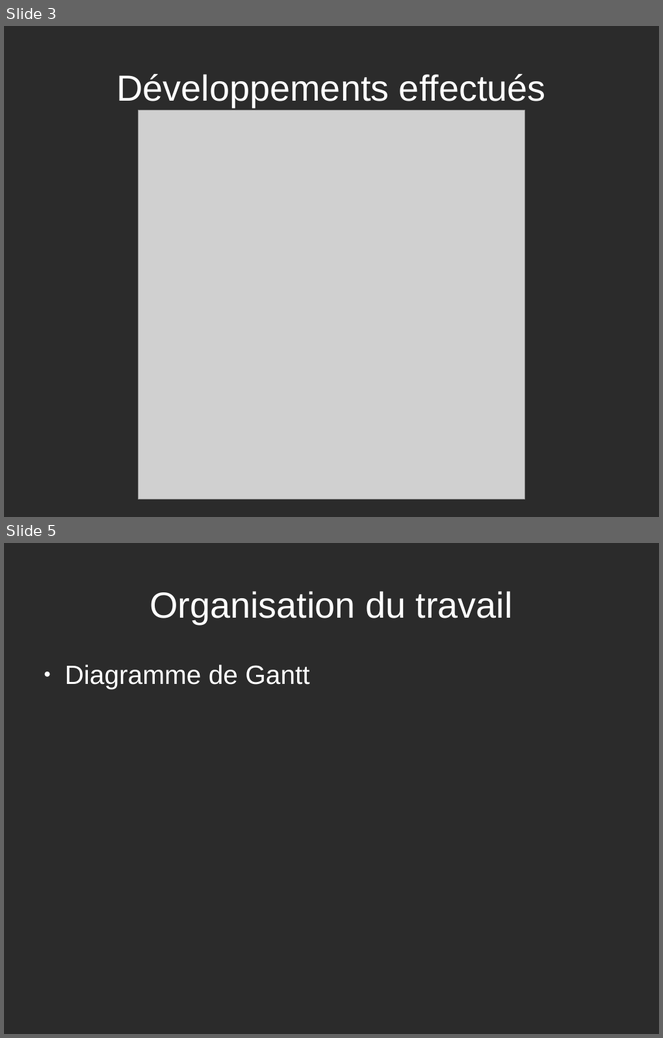
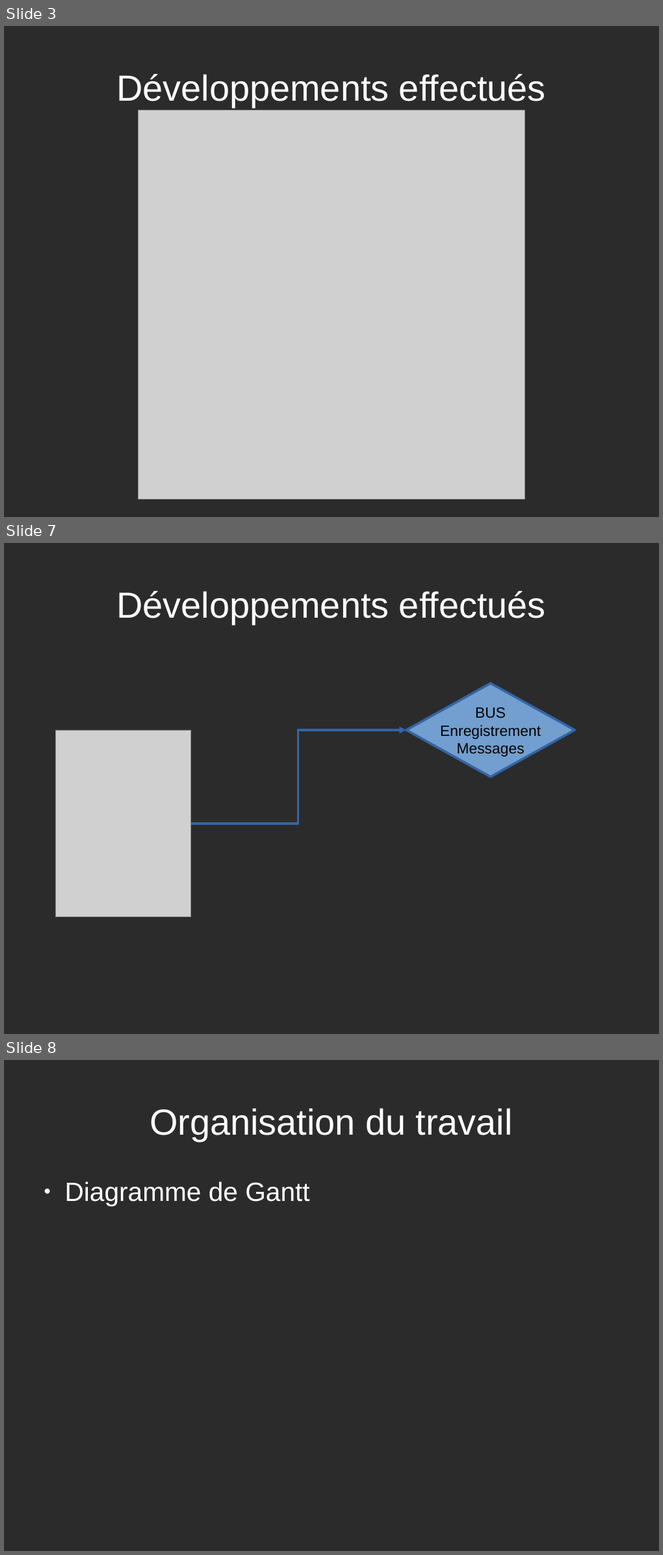
Before and after one commit to rrhardy/projet_techno_grp_5, a slide deck: transparents.odp. Shown one above the other, each under a label of ours: slides 3 and 5 before the commit, slides 3, 7 and 8 after it; the slides between them are not shown. The pictures are 663x1038 and 663x1555 pixels, drawn with LibreOffice and Linux fonts; fonts in the diff are those of the drawing; grey boxes stand for pictures; background and template pictures are left out; a plain dark background stands for a picture behind light text. Boxes give left, top, right and bottom in pixels: in the first picture for what was removed or moved away, otherwise in the second. Text is boxed around its words. In the diff, an @@ line names an element or a change of style, - is before the commit and + after.

```diff
--- a/transparents.odp
+++ b/transparents.odp
@@ slide 7 added at [4,543,659,1034], background picture (left out) @@
@@ title added at [116,591,546,624], 44 pt, text #FFFFFF @@
+Développements effectués
@@ diamond added at [406,683,575,776], fill #729FCF, outline #3465A4 2.83 pt, 18 pt, text #000000 @@
+BUS
+Enregistrement
+Messages
@@ picture added at [56,730,191,917] @@
@@ elbow arrow added from (191, 824) to (406, 730), #3465A4 2.83 pt @@
@@ what was slide 5 is now slide 8 @@
```
Also in this commit, not shown: 1 slide changed, 2 other slides added, 10 other files.
